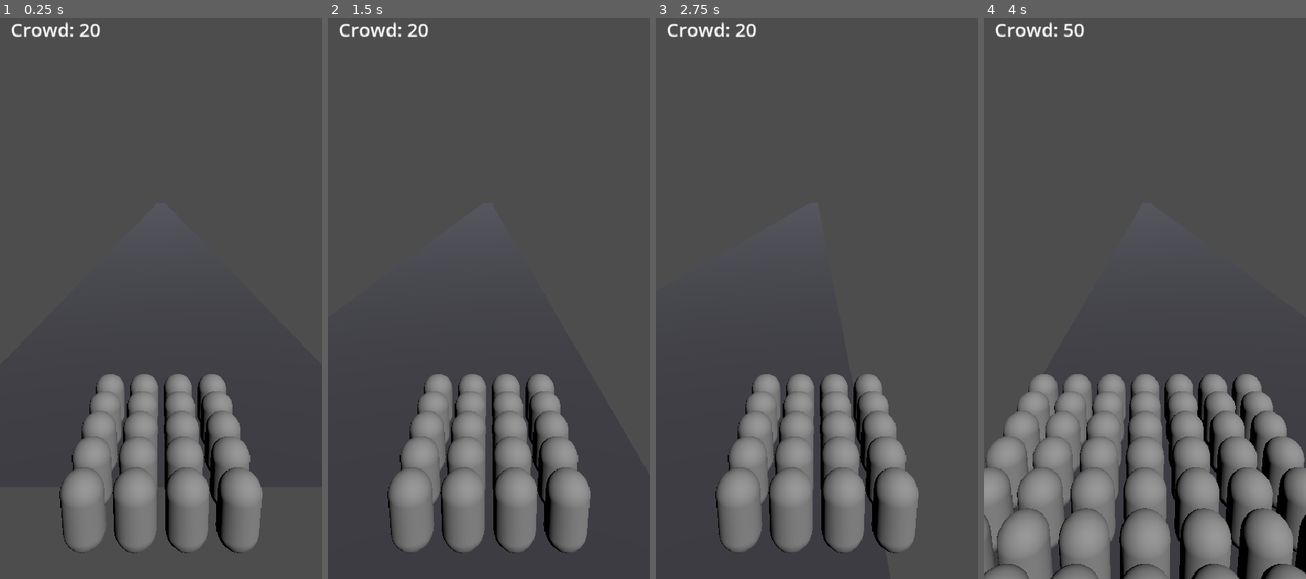
Above: before the commit, frames 1-4 (left to right).
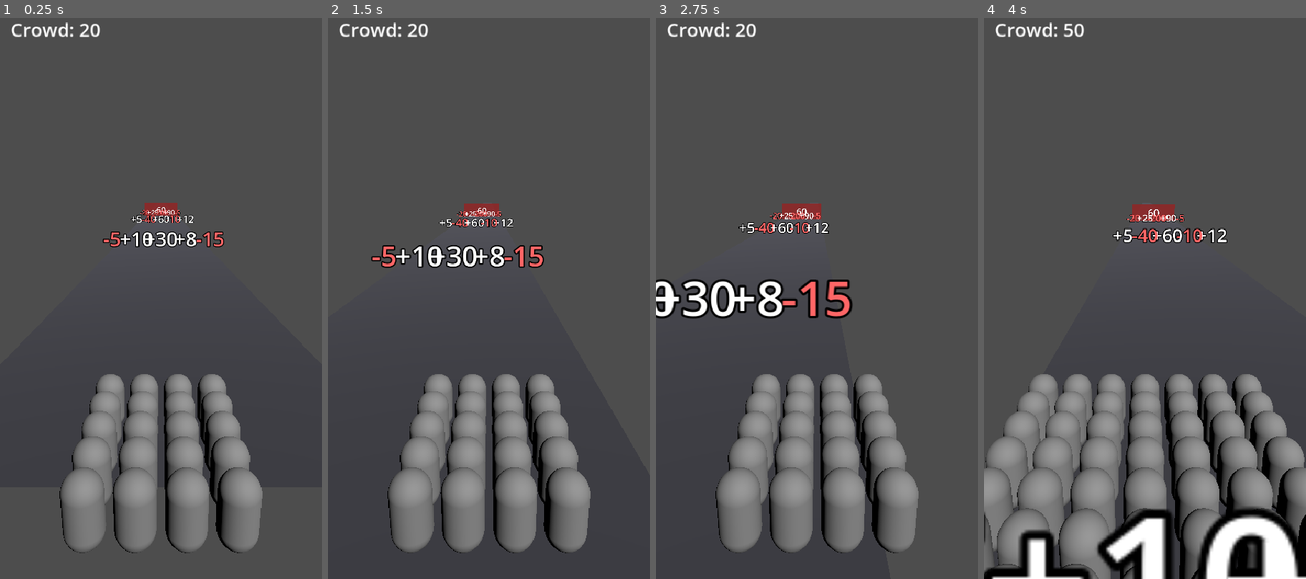
Above: after the commit, the same moments.

Repository: hobsojam/steven-bolt
Game: Godot game, scene res://scenes/main.tscn
Same seed, same stepped clock (60 frames per second), same inputs: the game is played once before the commit and once after it.
Inputs (mouse positions are in pixels of both pictures, inside the frame that each line leads up to):
- Up to frame 1 (0.25 s): no input
- Up to frame 2 (1.5 s): tap Enter (ui_accept) at 0.5, 0.77 s; move the mouse to (559, 264) at 0.52 s; hold Right (lane_right) 0.53-1.25 s; click (559, 264) at 0.67 s; drag from (424, 320) to (472, 405) at 1.27 s
- Up to frame 3 (2.75 s): move the mouse to (849, 163) at 2.02 s; hold Right (lane_right) from 2.03 s (still down)
- Up to frame 4 (4 s): release Right (lane_right) at 2.75 s; drag from (1128, 405) to (1048, 208) at 2.77 s; move the mouse to (1241, 377) at 3.52 s; hold Left (lane_left) from 3.53 s (still down); tap Enter (ui_accept) at 3.77 s

The runs differ from the first frame. In frame 1, 1.0% of the frame differs, in the area x 31-70%, y 32-41%; in frame 2, 1.7%; in frame 3, 3.4%; in frame 4, 7.5%, in the area x 0-100%, y 33-100%.

Commit message:
Add the toll wall obstacle and visual markers for gates/walls
crowd_controller.apply_toll() (backed by pure RunRules.can_pass_toll()/
apply_toll() helpers) passes a toll wall when crowd_count >= threshold,
consuming exactly the threshold amount, and fails the run otherwise -
the spec's "toll wall" obstacle flavor. run_controller resolves
toll_wall entries the same way it already resolves gate rows.

Also fixes a gap from the crowd-gates step: nothing was visible on the
track for gate rows or the wall, so there was no way to actually see a
choice before making it. gate_row.gd and toll_wall.gd build lightweight
Label3D/BoxMesh placeholders (billboarded op+value signs per lane, a
translucent wall with its threshold) spawned by run_controller from the
level definition, matching the plan's data-in/visual-out split.

Diff:
--- a/scripts/crowd_controller.gd
+++ b/scripts/crowd_controller.gd
@@ -36,6 +36,13 @@
 	crowd_count = RunRules.apply_gate(crowd_count, op, value)
 
 
+func apply_toll(threshold: int) -> bool:
+	if not RunRules.can_pass_toll(crowd_count, threshold):
+		return false
+	crowd_count = RunRules.apply_toll(crowd_count, threshold)
+	return true
+
+
 func _process(delta: float) -> void:
 	var target_x: float = RunRules.lane_x(current_lane)
 	position.x = move_toward(position.x, target_x, RunRules.LANE_SWITCH_SPEED * delta)
--- /dev/null
+++ b/scripts/gate_row.gd
@@ -0,0 +1,22 @@
+extends Node3D
+
+const RunRules := preload("res://scripts/run_rules.gd")
+
+
+func setup(entry: Dictionary) -> void:
+	position = Vector3(0.0, 1.5, -entry["distance"])
+	var lanes: Array = entry["lanes"]
+	for lane_index in lanes.size():
+		var lane_data: Dictionary = lanes[lane_index]
+		add_child(_build_label(lane_index, lane_data))
+
+
+func _build_label(lane_index: int, lane_data: Dictionary) -> Label3D:
+	var label := Label3D.new()
+	label.text = "%s%d" % [lane_data["op"], lane_data["value"]]
+	label.position = Vector3(RunRules.lane_x(lane_index), 0.0, 0.0)
+	label.font_size = 64
+	label.pixel_size = 0.02
+	label.billboard = BaseMaterial3D.BILLBOARD_ENABLED
+	label.modulate = Color.WHITE if lane_data["op"] == "+" else Color(1.0, 0.4, 0.4)
+	return label
--- a/scripts/level_one_definition.gd
+++ b/scripts/level_one_definition.gd
@@ -40,4 +40,9 @@
 				{"op": "-", "value": 5},
 			],
 		},
+		{
+			"distance": 90.0,
+			"kind": "toll_wall",
+			"threshold": 60,
+		},
 	]
--- a/scripts/run_controller.gd
+++ b/scripts/run_controller.gd
@@ -4,6 +4,8 @@
 
 const RunRules := preload("res://scripts/run_rules.gd")
 const LevelOneDefinition := preload("res://scripts/level_one_definition.gd")
+const GateRowScript := preload("res://scripts/gate_row.gd")
+const TollWallScript := preload("res://scripts/toll_wall.gd")
 
 var distance_traveled: float = 0.0
 var _state: int = RunState.RUNNING
@@ -15,6 +17,7 @@
 
 func _ready() -> void:
 	_level_entries = LevelOneDefinition.entries()
+	_spawn_level_visuals()
 
 
 func _process(delta: float) -> void:
@@ -49,3 +52,19 @@
 			_crowd.apply_gate(lane_data["op"], lane_data["value"])
 			if _crowd.crowd_count <= 0:
 				_state = RunState.GAME_OVER
+		"toll_wall":
+			if not _crowd.apply_toll(entry["threshold"]):
+				_state = RunState.GAME_OVER
+
+
+func _spawn_level_visuals() -> void:
+	for entry in _level_entries:
+		var visual
+		match entry["kind"]:
+			"gate_row":
+				visual = GateRowScript.new()
+			"toll_wall":
+				visual = TollWallScript.new()
+		if visual:
+			add_child(visual)
+			visual.setup(entry)
--- a/scripts/run_rules.gd
+++ b/scripts/run_rules.gd
@@ -23,6 +23,14 @@
 	return count
 
 
+static func can_pass_toll(count: int, threshold: int) -> bool:
+	return count >= threshold
+
+
+static func apply_toll(count: int, threshold: int) -> int:
+	return count - threshold
+
+
 static func crowd_layout(crowd_count: int) -> Array[Vector3]:
 	var rendered: int = mini(crowd_count, MAX_RENDERED_UNITS)
 	var positions: Array[Vector3] = []
--- /dev/null
+++ b/scripts/toll_wall.gd
@@ -0,0 +1,33 @@
+extends Node3D
+
+const RunRules := preload("res://scripts/run_rules.gd")
+
+
+func setup(entry: Dictionary) -> void:
+	position = Vector3(0.0, 0.0, -entry["distance"])
+	add_child(_build_wall())
+	add_child(_build_label(entry["threshold"]))
+
+
+func _build_wall() -> MeshInstance3D:
+	var wall := MeshInstance3D.new()
+	var box := BoxMesh.new()
+	box.size = Vector3(RunRules.CROWD_MAX_WIDTH + 2.0, 3.0, 0.2)
+	wall.mesh = box
+	var material := StandardMaterial3D.new()
+	material.albedo_color = Color(0.7, 0.15, 0.15, 0.85)
+	material.transparency = BaseMaterial3D.TRANSPARENCY_ALPHA
+	wall.material_override = material
+	wall.position = Vector3(0.0, 1.5, 0.0)
+	return wall
+
+
+func _build_label(threshold: int) -> Label3D:
+	var label := Label3D.new()
+	label.text = str(threshold)
+	label.position = Vector3(0.0, 1.5, 0.1)
+	label.font_size = 96
+	label.pixel_size = 0.02
+	label.billboard = BaseMaterial3D.BILLBOARD_ENABLED
+	label.modulate = Color.WHITE
+	return label
--- a/tests/run_tests.gd
+++ b/tests/run_tests.gd
@@ -15,6 +15,9 @@
 	_test_crowd_layout_empty_for_zero()
 	_test_crowd_layout_caps_at_max_rendered()
 	_test_crowd_layout_stays_within_max_width()
+	_test_can_pass_toll_true_when_sufficient()
+	_test_can_pass_toll_false_when_insufficient()
+	_test_apply_toll_consumes_threshold()
 
 	if _failures == 0:
 		print("All tests passed")
@@ -77,6 +80,18 @@
 	)
 
 
+func _test_can_pass_toll_true_when_sufficient() -> void:
+	_assert_true(RunRules.can_pass_toll(100, 60), "sufficient crowd passes the toll check")
+
+
+func _test_can_pass_toll_false_when_insufficient() -> void:
+	_assert_true(not RunRules.can_pass_toll(40, 60), "insufficient crowd fails the toll check")
+
+
+func _test_apply_toll_consumes_threshold() -> void:
+	_assert_eq(RunRules.apply_toll(100, 60), 40, "toll wall consumes exactly the threshold amount")
+
+
 func _assert_true(condition: bool, message: String) -> void:
 	if not condition:
 		_failures += 1
Not shown, added: scripts/gate_row.gd.uid
Not shown, added: scripts/toll_wall.gd.uid
